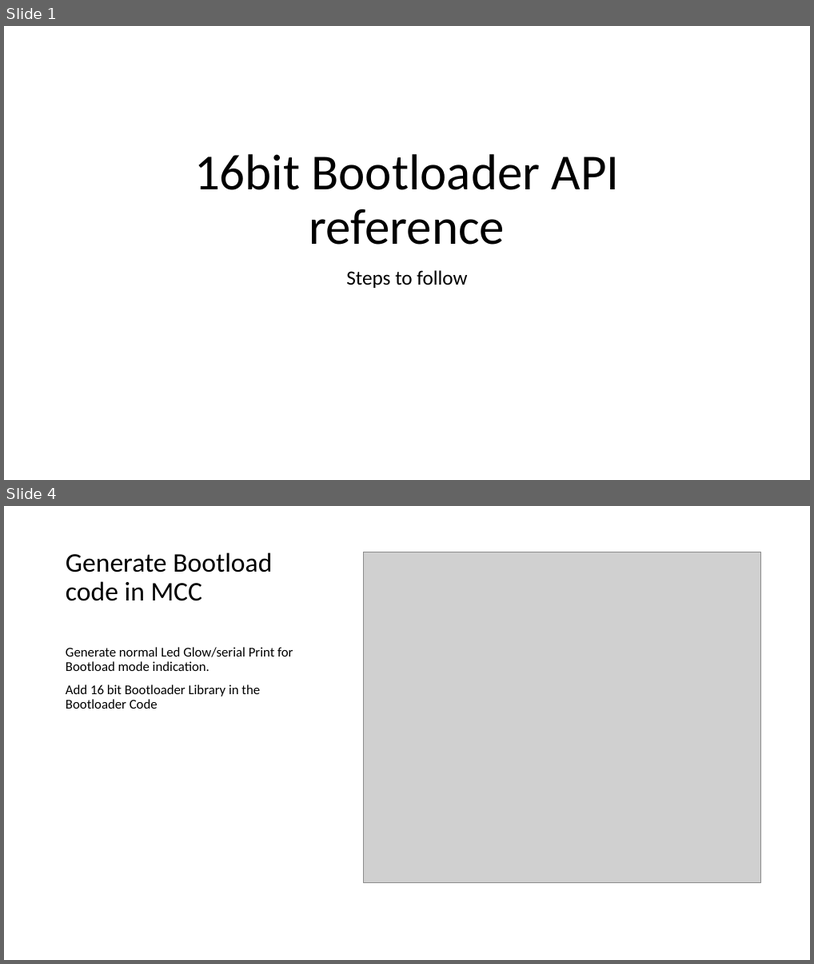
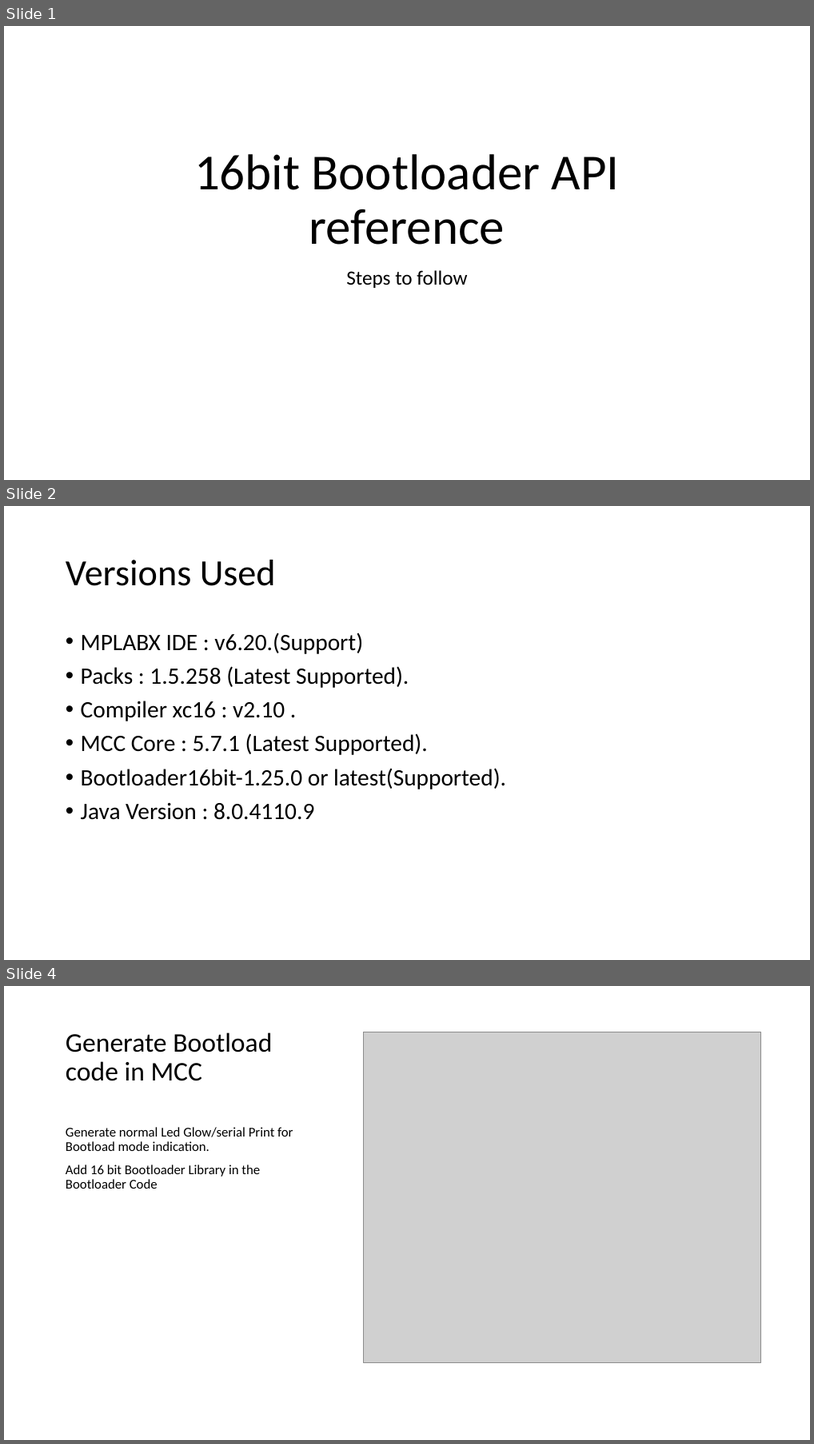
Before and after one commit to sandeepsingh4486/Test, a slide deck: 16bit Bootloader API reference.pptx. Shown one above the other, each under a label of ours: slides 1 and 4 before the commit, slides 1, 2 and 4 after it; the slides between them are not shown. The pictures are 814x964 and 814x1444 pixels, drawn with LibreOffice and Linux fonts; fonts in the diff are those of the drawing; grey boxes stand for pictures. Boxes give left, top, right and bottom in pixels: in the first picture for what was removed or moved away, otherwise in the second. Text is boxed around its words. In the diff, an @@ line names an element or a change of style, - is before the commit and + after.

```diff
--- a/16bit Bootloader API reference.pptx
+++ b/16bit Bootloader API reference.pptx
@@ slide 2 added at <box>4,506,810,960</box>, background #FFFFFF @@
@@ title added at <box>66,560,276,586</box>, 44 pt, text #000000 @@
+Versions Used
@@ text added at <box>81,632,506,820</box>, 28 pt, text #000000 @@
+• MPLABX IDE : v6.20.(Support)
+• Packs : 1.5.258 (Latest Supported).
+• Compiler xc16 : v2.10 .
+• MCC Core : 5.7.1 (Latest Supported).
+• Bootloader16bit-1.25.0 or latest(Supported).
+• Java Version : 8.0.4110.9
```
Also in this commit, not shown: 2 slides changed, 1 other slide added, 2 slides removed, 2 other files.
